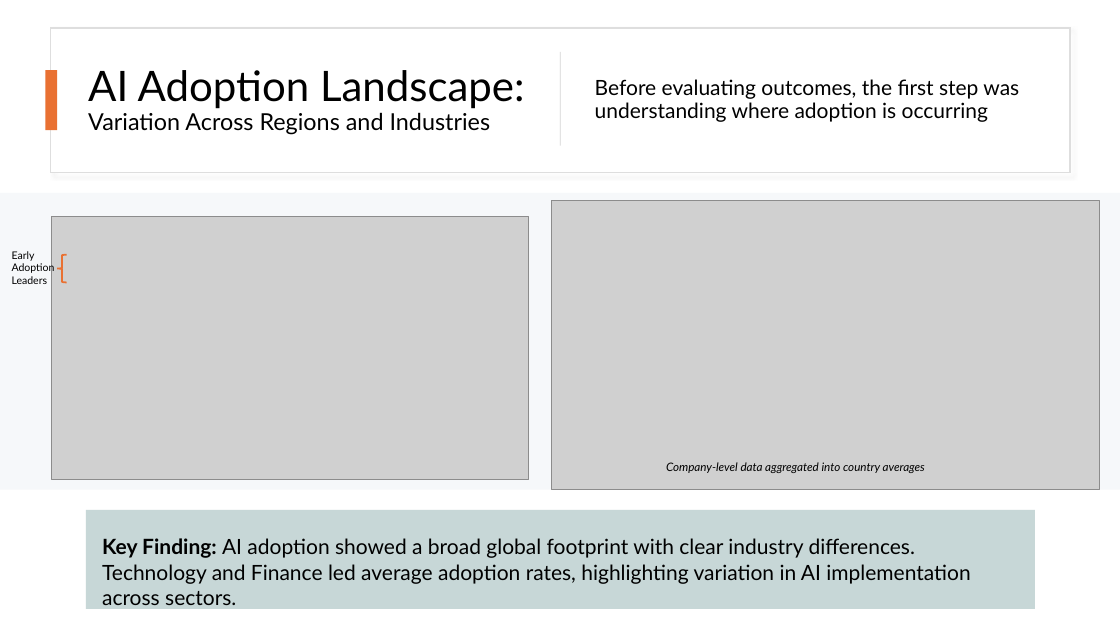
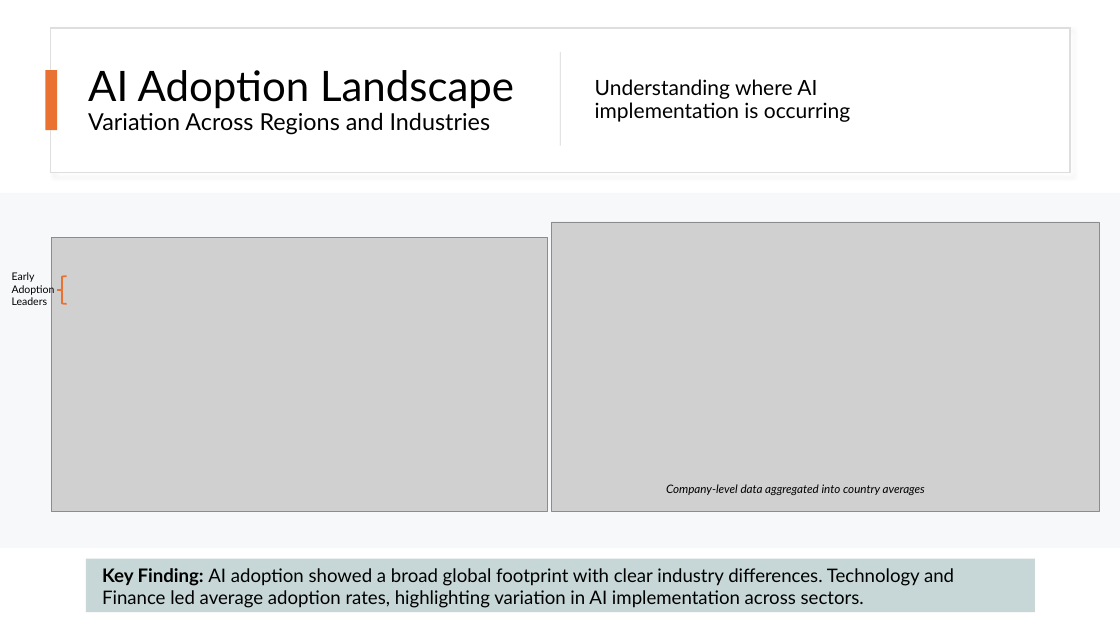
Before and after one commit to S-Shockley/MidtermAIAdoption, a slide deck: slide 4 of Presentation/Global AI Adoption & Workforce Impact Dataset.pptx. Drawn at 1120x630 pixels with LibreOffice and Linux fonts; fonts in the diff are those of the drawing; grey boxes stand for pictures. Boxes give left, top, right and bottom in pixels: in the first picture for what was removed or moved away, otherwise in the second. Text is boxed around its words. In the diff, an @@ line names an element or a change of style, - is before the commit and + after.

```diff
--- a/Presentation/Global AI Adoption & Workforce Impact Dataset.pptx
+++ b/Presentation/Global AI Adoption & Workforce Impact Dataset.pptx
@@ title at (88,70,514,135): text changed @@
-AI Adoption Landscape: Variation Across Regions and Industries
+AI Adoption Landscape Variation Across Regions and Industries
@@ text at (595,79,850,122): text changed @@
-Before evaluating outcomes, the first step was understanding where adoption is occurring
+Understanding where AI
+implementation is occurring
@@ rectangle: place and size @@
-rectangle at (0,193,1120,490)
+rectangle at (0,193,1120,549)
@@ picture: place and size @@
-picture at (51,217,528,480)
+picture at (51,238,547,511)
@@ 2 texts, 1 picture, 1 left brace: place and size @@
-2 texts, 1 picture, 1 left brace at (12,201,1100,490)
+2 texts, 1 picture, 1 left brace at (12,222,1100,511)
@@ rectangle: place and size @@
-rectangle at (86,510,1035,609)
+rectangle at (86,559,1035,613)
@@ text "Key Finding: AI adoption showed ...": place and size @@
-text "Key Finding: AI adoption showed ..." at (102,538,970,584)
+text "Key Finding: AI adoption showed ..." at (102,568,954,608)
@@ text "Key Finding: AI adoption showed ..." at (102,568,954,608): size 18 to 16 pt @@
```
Also in this commit, not shown: 2 other slides changed, 3 slides added, 3 slides removed.
